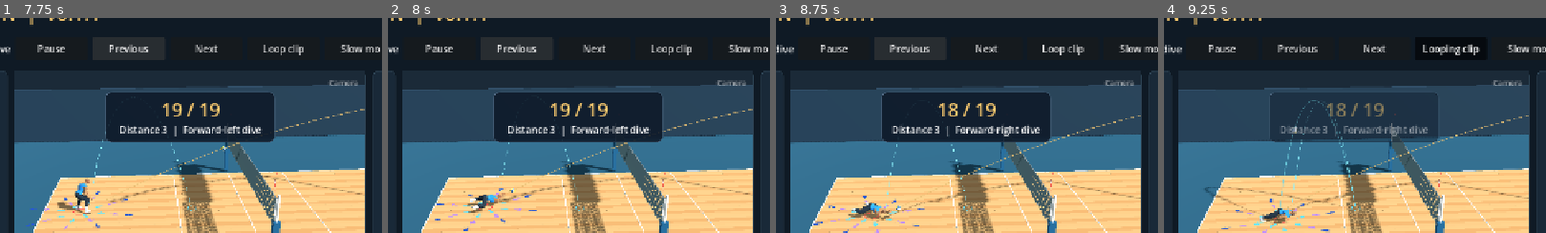
Above: before the commit, frames 1-4 (left to right).
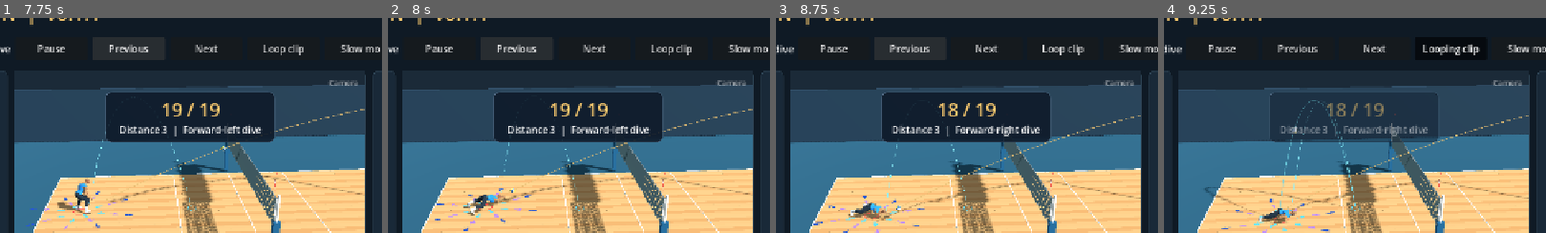
Above: after the commit, the same moments.

Repository: foreandr/volleyball
Game: Godot game, scene res://scenes/main.tscn
The game is run twice, just before and just after one commit, with the same random seed, the same clock (stepped at 60 frames per second) and the same inputs.
Inputs:
- Up to frame 1 (7.75 s): click "Story" at 0.5 s; click "New" at 1.25 s; click "Back" at 2 s; click "New" at 2.75 s; click "Save" at 3.5 s; click "Back" at 4.25 s; click "Continue" at 5 s; click "Forearm reception" at 5.75 s; click "Play all" at 6.5 s; click "Previous" at 7.25 s
- Up to frame 2 (8 s): no input
- Up to frame 3 (8.75 s): click "Previous" at 8 s
- Up to frame 4 (9.25 s): click "Loop clip" at 8.75 s
The pictures show only the part of the screen within x 26-76%, y 8-58%; the shares and areas given below are measured in that part.

Frame 1 is identical in both runs. In frame 2, 0.3% of the frame differs, in the area x 19-48%, y 58-92%; in frame 3, 0.2%; in frame 4, less than 0.1%.

Commit message:
Keep a low clasped platform and natural dive leg angles

Diff:
--- a/scripts/forward_reception_dive.gd
+++ b/scripts/forward_reception_dive.gd
@@ -19,7 +19,7 @@
 	[1.28,0.00,0.0],
 ]
 
-static func sample(actor: Node3D, author: RefCounted, ready: Array[Transform3D], start: Vector3, heading: Vector3, time: float, ball_point: Vector3, release_time: float, kick_offset: float) -> void:
+static func sample(actor: Node3D, author: RefCounted, ready: Array[Transform3D], clasp: Array[Transform3D], start: Vector3, heading: Vector3, time: float, ball_point: Vector3, release_time: float, kick_offset: float) -> void:
 	var kick_time := time-WINDUP-kick_offset
 	var kick := smoothstep(0.0,0.13,kick_time)*(1.0-smoothstep(0.22,0.40,kick_time))
 	# Start later while preserving the reach at the intended ball contact.
@@ -68,20 +68,37 @@
 			ankle.z += 0.42*plant
 			ankle.y += 0.09*sin(PI*plant)
 		var trail := foot.origin-Vector3.BACK*(0.69 if side == "l" else 0.81)
-		trail.y += kick*(0.74 if side == "l" else 0.64)
-		trail.z += kick*0.28
+		trail.y += kick*(0.46 if side == "l" else 0.37)
+		trail.z += kick*0.14
 		ankle = ankle.lerp(trail,extension).lerp(foot.origin,get_up)
 		var lateral := 0.20 if side == "l" else -0.20
-		var pole := Vector3(lateral,0.18,1.0).lerp(Vector3(lateral,-0.75,-0.9),kick)
-		author.limb(pose,"thigh_"+side,"calf_"+side,foot_name,ankle,pole)
-		author.set_world_basis(pose,foot_name,Basis(Vector3.RIGHT,-0.68*kick)*foot.basis)
+		var calf: String = "calf_"+side
+		var pole := Vector3(lateral,0.18,1.0).lerp(Vector3(lateral,-0.75,0.10),kick)
+		author.limb(pose,"thigh_"+side,calf,foot_name,ankle,pole)
+		var ready_shin: Vector3 = foot.origin-author.point(ready,calf)
+		var posed_shin: Vector3 = author.point(pose,foot_name)-author.point(pose,calf)
+		var ankle_swing := Quaternion(ready_shin.normalized(),posed_shin.normalized())
+		var toe_rotation := Quaternion.IDENTITY.slerp(ankle_swing,extension*(1.0-get_up))
+		author.set_world_basis(pose,foot_name,Basis(toe_rotation)*foot.basis)
 	var grip: Vector3 = (author.point(pose,"hand_l")+author.point(pose,"hand_r"))*0.5
 	var reach := smoothstep(0.11,0.31,time)
 	reach *= 1.0-smoothstep(0.0,0.13,since_brace)
 	if reach > 0.0:
-		var target := rig.global_transform.affine_inverse()*ball_point+Vector3(0,-0.07,0.18)
-		target.y = maxf(0.13,target.y)
+		var target := rig.global_transform.affine_inverse()*ball_point+Vector3(0,-0.14,0.18)
+		var head_height: float = author.point(pose,"Head").y
+		target.y = clampf(target.y,0.13,maxf(0.13,head_height))
 		PlatformPose.connect_arms(pose,author,grip.lerp(target,reach),reach,0.0)
+		var turn := Quaternion(PlatformPose.platform_axis(clasp,author),PlatformPose.platform_axis(pose,author))
+		for side in ["l","r"]:
+			var wrist: String = "hand_"+side
+			var bone := rig.find_bone(wrist)
+			var current: Transform3D = author.world_pose(pose,bone)
+			var reference: Transform3D = author.world_pose(clasp,bone)
+			author.set_world_basis(pose,wrist,current.basis.slerp(Basis(turn)*reference.basis,reach))
+		for bone in rig.get_bone_count():
+			var name_ := str(rig.get_bone_name(bone))
+			if name_.begins_with("thumb") or name_.begins_with("index") or name_.begins_with("middle") or name_.begins_with("ring") or name_.begins_with("pinky"):
+				pose[bone].basis = pose[bone].basis.slerp(clasp[bone].basis,reach)
 	if brace > 0.0:
 		for side in ["l","r"]:
 			var hand: String = "hand_"+side
--- a/scripts/reception_review.gd
+++ b/scripts/reception_review.gd
@@ -49,6 +49,7 @@
 var offset := Vector3.ZERO
 var released := false
 var dive_ready: Array[Transform3D] = []
+var dive_clasp: Array[Transform3D] = []
 var dive_kick_offset := 0.0
 var counter: Label
 var play_button: Button
@@ -225,6 +226,9 @@
 		aim.y = 0.46
 		dive_kick_offset = page.dive_kick_offset()
 		dive_ready = page.player_controls.snapshot_receive_pose()
+		actor.animator.seek(ball.contact_time,true)
+		dive_clasp = page.player_controls.snapshot_receive_pose()
+		actor.animator.seek(0.0,true)
 	var acceleration := Vector3.DOWN*Flight.GRAVITY
 	ball.review_feed = {"aim":aim,"incoming":velocity,"acceleration":acceleration,"duration":FEED_TIME,
 		"start":aim-velocity*FEED_TIME+acceleration*0.5*FEED_TIME*FEED_TIME,"side":Vector3.RIGHT,"valid":true}
@@ -256,7 +260,7 @@
 		if dive_time >= ForwardDive.DURATION or not ball.incoming_net.is_empty(): released = true
 		if dive_time >= 0.0 and not released:
 			var heading: Vector3 = (ball.aim_point-READY_POSITION).slide(Vector3.UP).normalized()
-			ForwardDive.sample(page.preview_player,page.player_controls.footwork.author,dive_ready,READY_POSITION,heading,dive_time,ball.aim_point,float(ball.recovery.get("time",0.07))+ForwardDive.WINDUP,dive_kick_offset)
+			ForwardDive.sample(page.preview_player,page.player_controls.footwork.author,dive_ready,dive_clasp,READY_POSITION,heading,dive_time,ball.aim_point,float(ball.recovery.get("time",0.07))+ForwardDive.WINDUP,dive_kick_offset)
 			if dive_time >= ForwardDive.WINDUP-0.12 and dive_time <= ForwardDive.WINDUP+0.07:
 				ball.update_practice_platform()
 				ball.try_practice_pass(previous,page.preview_clock,0.16)
--- a/scripts/story_animations.gd
+++ b/scripts/story_animations.gd
@@ -34,6 +34,7 @@
 var cpu_start := Vector3.INF
 var cpu_start_yaw := 0.0
 var cpu_dive_ready: Array[Transform3D] = []
+var cpu_dive_clasp: Array[Transform3D] = []
 var cpu_dive_kick_offset := 0.0
 var middle_arrow := Vector2i(-1,1)
 var middle_press := Vector2.ZERO
@@ -506,8 +507,11 @@
 		preview_player.animator.seek(0.0,true)
 		preview_player.animator.pause()
 		cpu_dive_ready = player_controls.snapshot_receive_pose()
+		preview_player.animator.seek(ball_preview.contact_time,true)
+		cpu_dive_clasp = player_controls.snapshot_receive_pose()
+		preview_player.animator.seek(0.0,true)
 	var heading: Vector3 = (ball_preview.aim_point-cpu_start).slide(Vector3.UP).normalized()
-	ForwardDive.sample(preview_player,player_controls.footwork.author,cpu_dive_ready,cpu_start,heading,time,ball_preview.aim_point,float(ball_preview.recovery.get("time",0.07))+ForwardDive.WINDUP,cpu_dive_kick_offset)
+	ForwardDive.sample(preview_player,player_controls.footwork.author,cpu_dive_ready,cpu_dive_clasp,cpu_start,heading,time,ball_preview.aim_point,float(ball_preview.recovery.get("time",0.07))+ForwardDive.WINDUP,cpu_dive_kick_offset)
 	drill_status.text = "CPU forward dive  |  F1 to take control"
 	if time >= ForwardDive.WINDUP-0.12 and time <= ForwardDive.WINDUP+0.07:
 		ball_preview.update_practice_platform()
